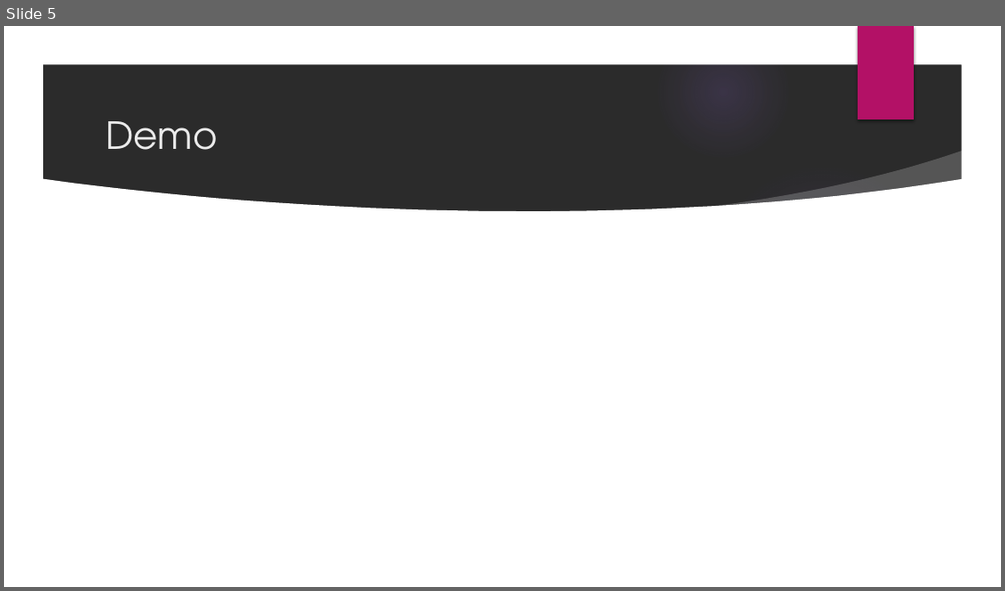
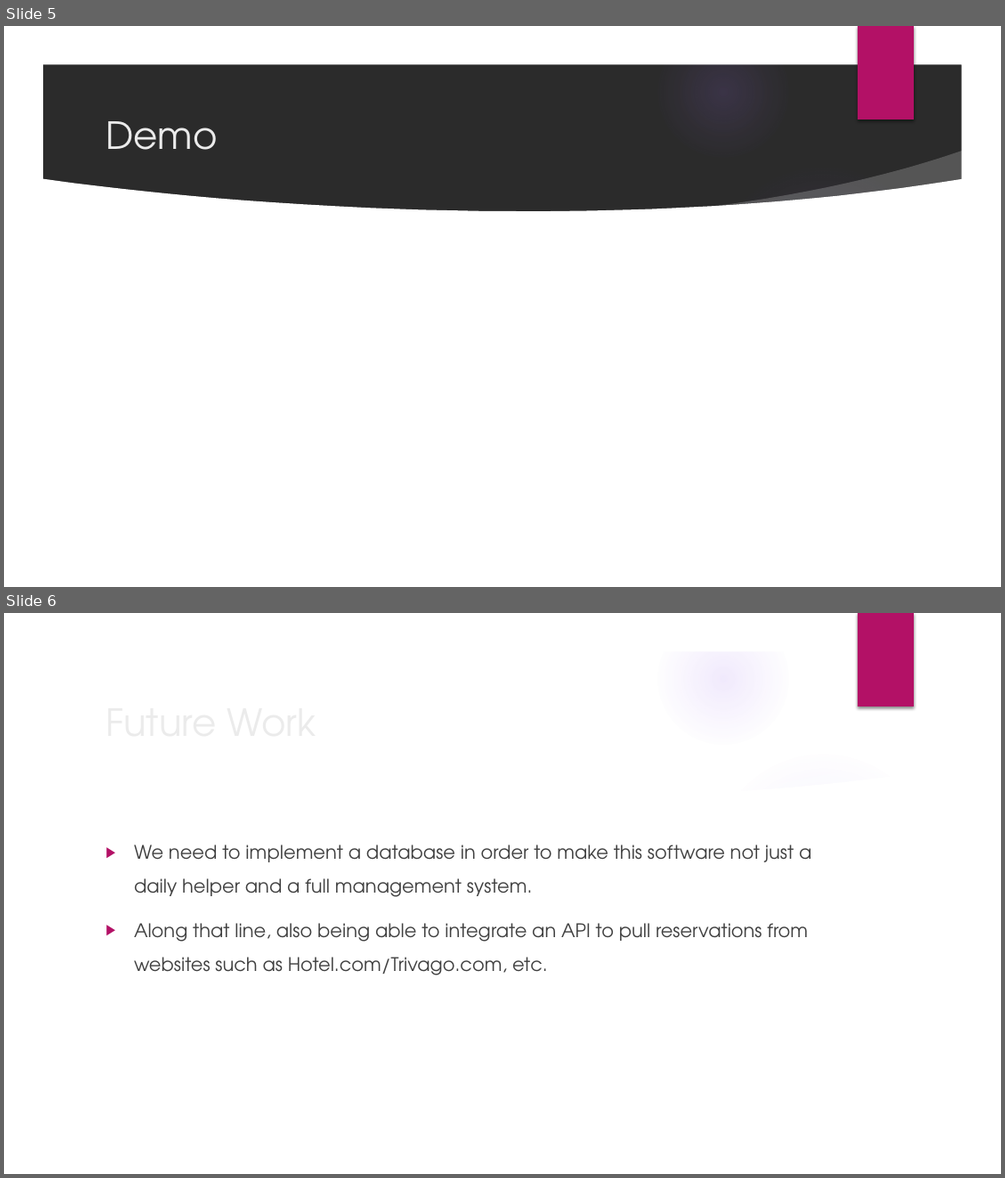
Before and after one commit to jefljord/Group-Deliverable, a slide deck: SBI Management System.pptx. Shown one above the other, each under a label of ours: slide 5 before the commit, slides 5 and 6 after it. The pictures are 1005x591 and 1005x1178 pixels, drawn with LibreOffice and Linux fonts; fonts in the diff are those of the drawing; background and template pictures are left out; a plain dark background stands for a picture behind light text. Boxes give left, top, right and bottom in pixels: in the first picture for what was removed or moved away, otherwise in the second. Text is boxed around its words. In the diff, an @@ line names an element or a change of style, - is before the commit and + after.

Commit message:
Fixed

```diff
--- a/SBI Management System.pptx
+++ b/SBI Management System.pptx
@@ slide 6 added at (4, 613, 1001, 1174), background picture (left out); not listed: 9 template elements that a slide beside it also shows @@
@@ title added at (98, 692, 815, 750), 36 pt, text #EBEBEB @@
+Future Work
@@ text added at (134, 844, 811, 975), 18 pt, text #404040 @@
+▶ We need to implement a database in order to make this software not just a daily helper and a full management system.
+▶ Along that line, also being able to integrate an API to pull reservations from websites such as Hotel.com/Trivago.com, etc.
```
Also in this commit, not shown: 1 other slide added.
